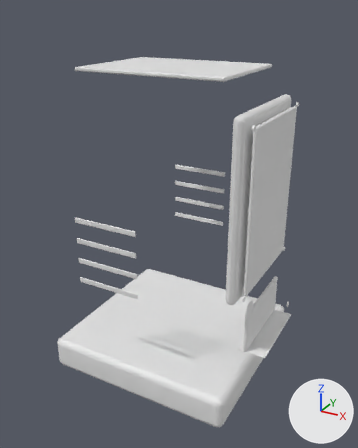
The OBJ model Assets/Perks/perk_dark.obj as it was, and as the next commit left it.
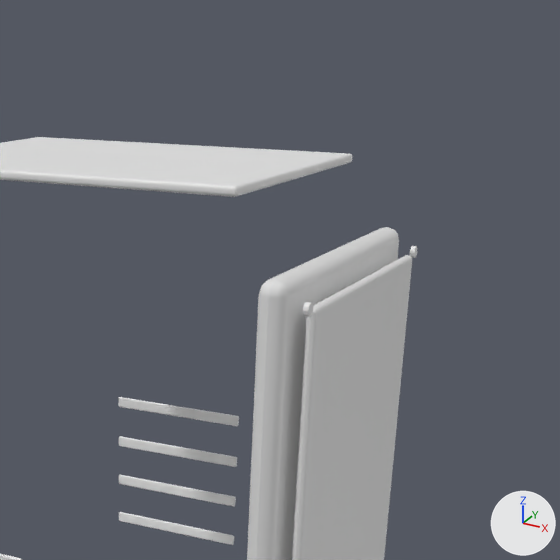
Each version is shown whole from a camera (50 mm lens) standing at (66.6, -119.5, 104.6) and looking at (2.5, -2.9, 46.3), then close up on the part from 35% to 100% of the width and 0% to 52% of the height. The lights are fixed; the arrows at lower right show +X, +Y and +Z. The older version's two pictures come first. Where no turn or scale is listed for an object, it has been applied to the vertices. Vertices at exactly the same position are counted once.

Script lines for the objects in view, before the commit:
```python
me_perk_dark = bpy.data.meshes.new('perk_dark')
me_perk_dark.from_pydata(...)  # 1360 vertices, 1296 faces; spans x -28.5..36.1, y -27.3..27.3, z 0.0..90.3
ob_perk_dark = bpy.data.objects.new('perk_dark', me_perk_dark)
ob_perk_dark.location = (0.0, 0.0, 0.0)
```
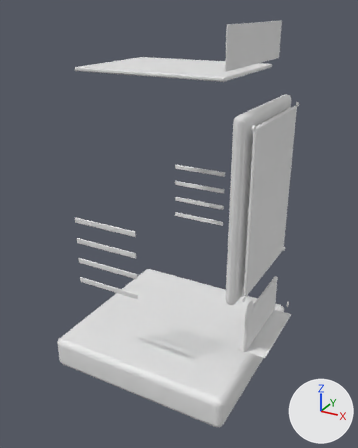
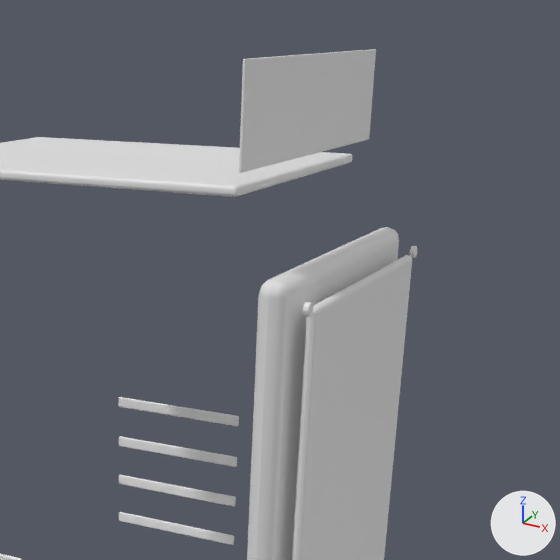
Pixel boxes [x1, y1, x2, y2] of what changed, in the close-ups (560 x 560 px):
'perk_dark', reshaped: before [0, 137, 417, 560]; after [0, 49, 417, 560]
part 1 of me_perk_dark, added: after [239, 49, 376, 173]

Diff of the bpy script that builds the scene:
```diff
--- a/Assets/Perks/perk_dark.obj.py
+++ b/Assets/Perks/perk_dark.obj.py
@@ me_perk_dark @@
 # used by ob_perk_dark; location = (0.0, 0.0, 0.0)
-me_perk_dark.from_pydata(...)  # 1360 vertices, 1296 faces; spans x -28.5..36.1, y -27.3..27.3, z 0.0..90.3
+me_perk_dark.from_pydata(...)  # 1456 vertices, 1394 faces; spans x -28.5..36.1, y -27.3..27.3, z 0.0..101.1
+# me_perk_dark part 1: a new loose piece of 96 vertices spanning x 21.9..22.1, y -17.7..17.7, z 91.7..101.1
```
